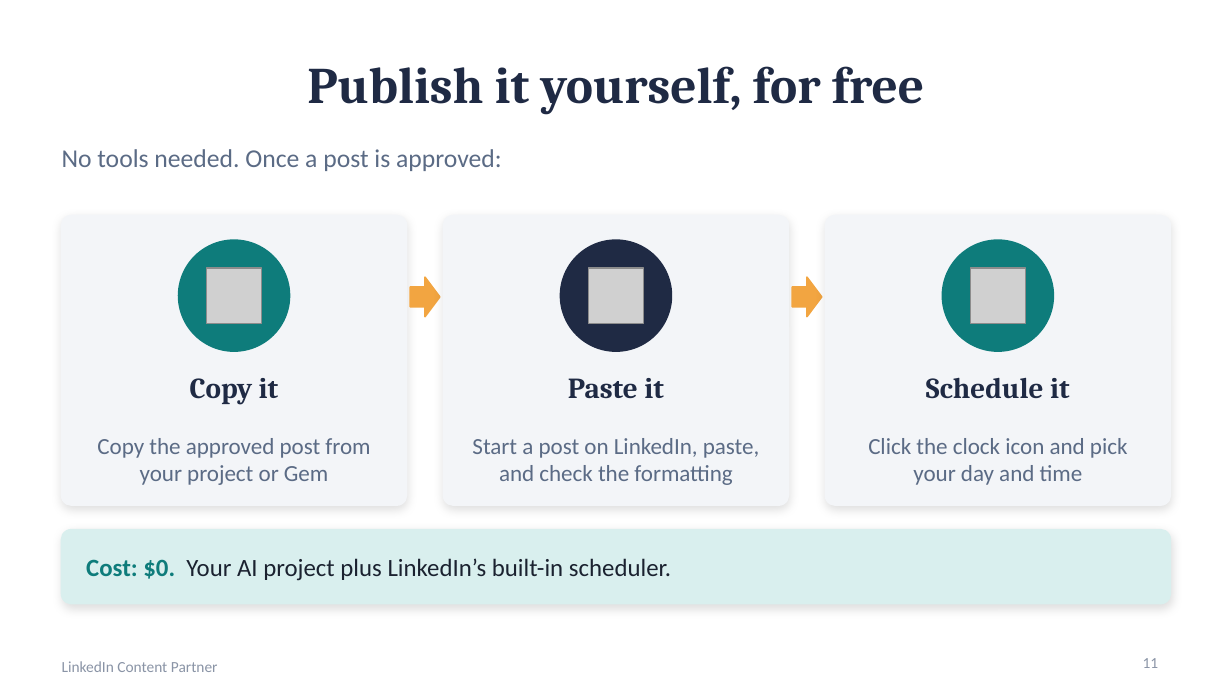
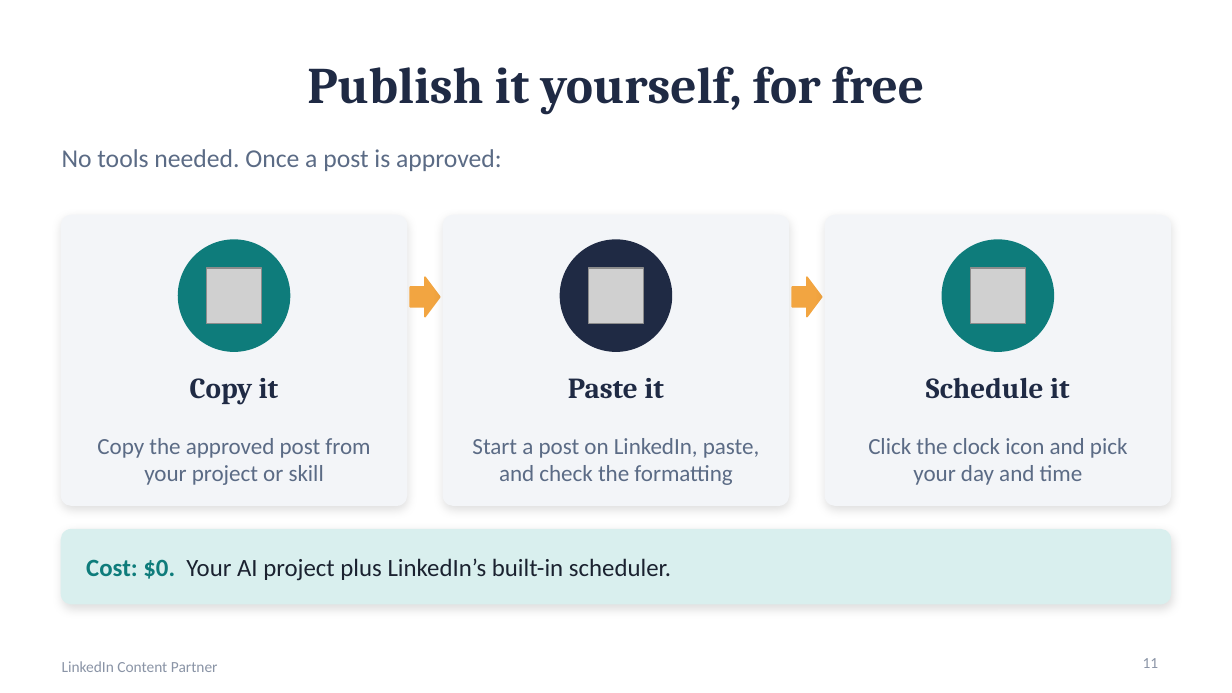
Before and after one commit to crystaljonespmp/LinkedIn-Content-Partner, a slide deck: slide 11 of PowerPoint/LinkedIn-Content-Partner-Setup-Slides.pptx. Drawn at 1232x693 pixels with LibreOffice and Linux fonts; fonts in the diff are those of the drawing; grey boxes stand for pictures. Boxes give left, top, right and bottom in pixels: in the first picture for what was removed or moved away, otherwise in the second. Text is boxed around its words. In the diff, an @@ line names an element or a change of style, - is before the commit and + after.

```diff
--- a/PowerPoint/LinkedIn-Content-Partner-Setup-Slides.pptx
+++ b/PowerPoint/LinkedIn-Content-Partner-Setup-Slides.pptx
@@ text at [97,438,370,485]: text changed @@
-Copy the approved post from your project or Gem
+Copy the approved post from your project or skill
```
Also in this commit, not shown: 3 other slides changed, 3 other files.
